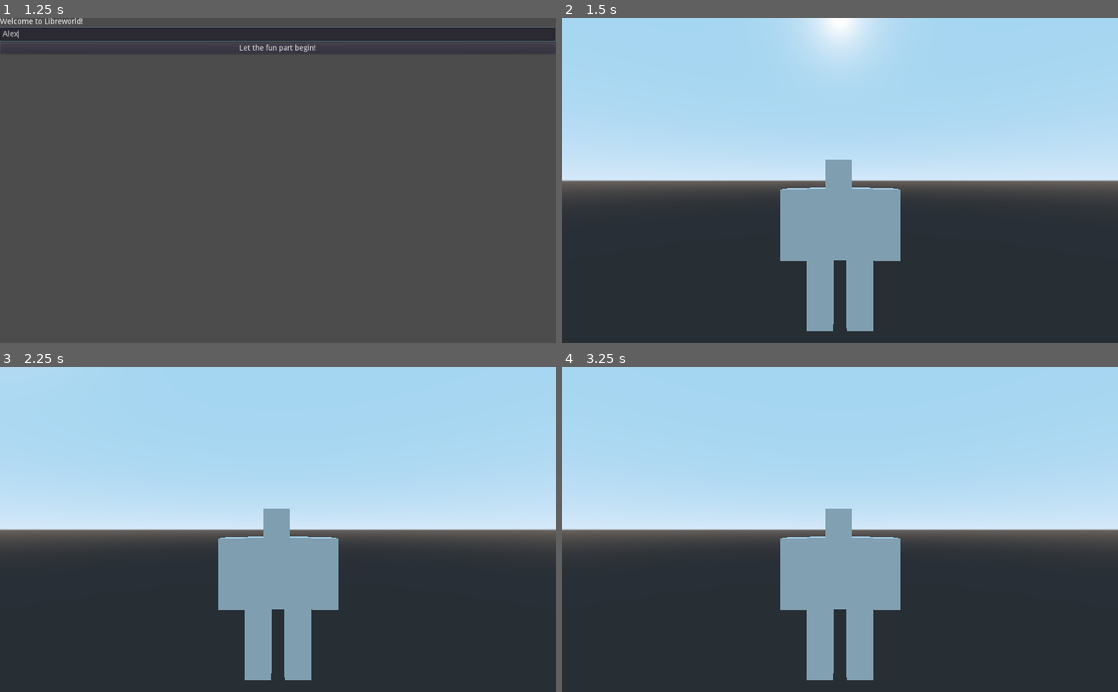
Above: before the commit, frames 1-4 (two rows, left to right).
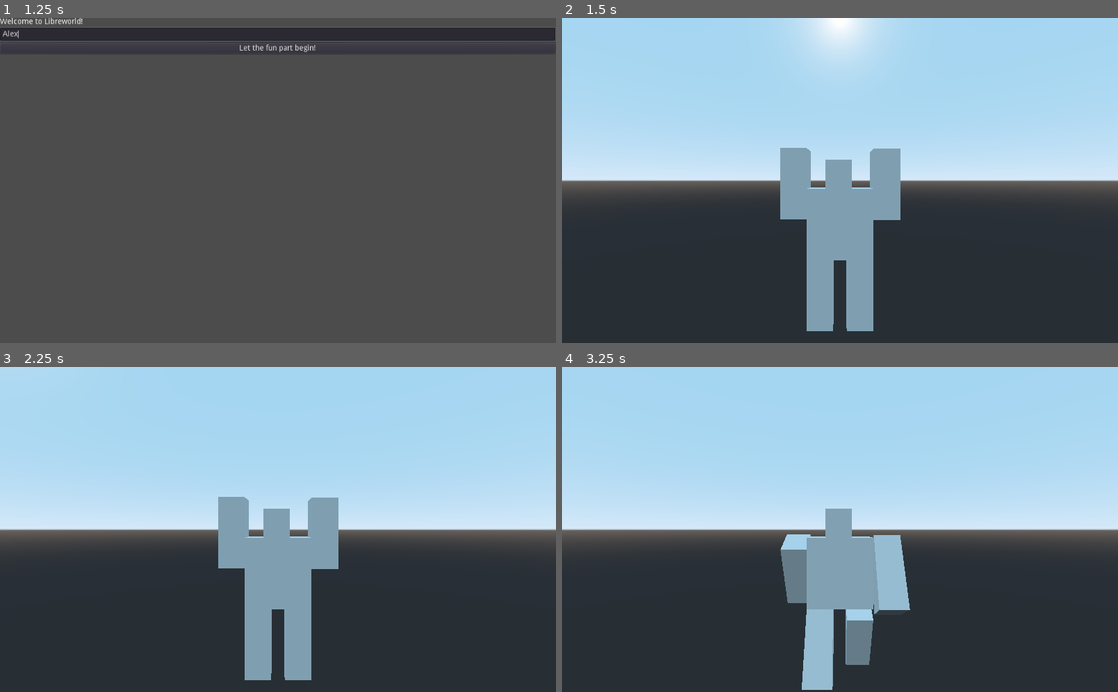
Above: after the commit, the same moments.

Repository: nikitundrik/libreworld-client
Game: Godot game, scene res://Scenes/StartGame.tscn
Two runs of this game, one before a commit and one after it. Both use one fixed random seed, a clock stepped at 60 frames per second and the inputs below.
Inputs (mouse positions are in pixels of both pictures, inside the frame that each line leads up to):
- Up to frame 1 (1.25 s): click (278, 34) at 0.52 s; type "Alex" at 0.6 s
- Up to frame 2 (1.5 s): click "Let the fun part begin!" at 1.25 s
- Up to frame 3 (2.25 s): tap Enter at 2 s; hold D (right) from 2.03 s (still down); hold Space (jump, bound only after the commit) from 2.03 s (still down)
- Up to frame 4 (3.25 s): release D (right) at 2.78 s; release Space (jump, bound only after the commit) at 2.78 s; hold S (backward) from 2.78 s (still down); tap Space (jump, bound only after the commit) at 2.85, 3.02 s

Frame 1 is identical in both runs. In frame 2, 2.6% of the frame differs, in the area x 39-61%, y 39-75%; in frame 3, 2.6%; in frame 4, 4.6%, in the area x 39-63%, y 51-100%.
Error in both runs: Unable to iterate on object of type 'Nil'. (res://Scenes/LevelScene.gd:6)

Commit message:
Add files via upload

Diff:
--- a/Scenes/Player.gd
+++ b/Scenes/Player.gd
@@ -13,6 +13,14 @@
 		self.rotate_y(0.08)
 	elif Input.is_action_pressed("right"):
 		self.rotate_y(-0.08)
+	if Input.is_action_pressed("jump") && is_on_floor():
+		vec.y = 10
+		$AnimationPlayer.play("jump")
+	elif is_on_floor() && !(Input.is_action_pressed("forward") or Input.is_action_pressed("backward")):
+		vec.y = 0
+		$AnimationPlayer.play("idle")
+	if Input.is_action_pressed("forward") or Input.is_action_pressed("backward"):
+		$AnimationPlayer.play("walk")
 	move_direction = move_direction.rotated(Vector3.UP, self.rotation.y).normalized()
 
 	vec.z = -move_direction.z * speed
--- a/Scenes/Player.tscn
+++ b/Scenes/Player.tscn
@@ -1,10 +1,309 @@
-[gd_scene load_steps=4 format=2]
+[gd_scene load_steps=7 format=2]
 
 [ext_resource path="res://Scenes/Player.gd" type="Script" id=2]
 
 [sub_resource type="BoxShape" id=1]
 
 [sub_resource type="CubeMesh" id=2]
+
+[sub_resource type="Animation" id=4]
+resource_name = "idle"
+tracks/0/type = "value"
+tracks/0/path = NodePath("Torso:translation")
+tracks/0/interp = 1
+tracks/0/loop_wrap = true
+tracks/0/imported = false
+tracks/0/enabled = true
+tracks/0/keys = {
+"times": PoolRealArray( 0 ),
+"transitions": PoolRealArray( 1 ),
+"update": 0,
+"values": [ Vector3( 0, 1.20588, 0 ) ]
+}
+tracks/1/type = "value"
+tracks/1/path = NodePath("RightLeg:translation")
+tracks/1/interp = 1
+tracks/1/loop_wrap = true
+tracks/1/imported = false
+tracks/1/enabled = true
+tracks/1/keys = {
+"times": PoolRealArray( 0 ),
+"transitions": PoolRealArray( 1 ),
+"update": 0,
+"values": [ Vector3( -0.347683, -0.025162, 0 ) ]
+}
+tracks/2/type = "value"
+tracks/2/path = NodePath("LeftLeg:translation")
+tracks/2/interp = 1
+tracks/2/loop_wrap = true
+tracks/2/imported = false
+tracks/2/enabled = true
+tracks/2/keys = {
+"times": PoolRealArray( 0 ),
+"transitions": PoolRealArray( 1 ),
+"update": 0,
+"values": [ Vector3( 0.344696, -0.025162, 0 ) ]
+}
+tracks/3/type = "value"
+tracks/3/path = NodePath("LeftArm:translation")
+tracks/3/interp = 1
+tracks/3/loop_wrap = true
+tracks/3/imported = false
+tracks/3/enabled = true
+tracks/3/keys = {
+"times": PoolRealArray( 0 ),
+"transitions": PoolRealArray( 1 ),
+"update": 0,
+"values": [ Vector3( 0.814081, 1.18961, 0 ) ]
+}
+tracks/4/type = "value"
+tracks/4/path = NodePath("RightArm:translation")
+tracks/4/interp = 1
+tracks/4/loop_wrap = true
+tracks/4/imported = false
+tracks/4/enabled = true
+tracks/4/keys = {
+"times": PoolRealArray( 0 ),
+"transitions": PoolRealArray( 1 ),
+"update": 0,
+"values": [ Vector3( -0.80074, 1.18961, 0 ) ]
+}
+tracks/5/type = "value"
+tracks/5/path = NodePath("Head:translation")
+tracks/5/interp = 1
+tracks/5/loop_wrap = true
+tracks/5/imported = false
+tracks/5/enabled = true
+tracks/5/keys = {
+"times": PoolRealArray( 0 ),
+"transitions": PoolRealArray( 1 ),
+"update": 0,
+"values": [ Vector3( -0.0232826, 2.06171, 0 ) ]
+}
+tracks/6/type = "value"
+tracks/6/path = NodePath("Torso:rotation_degrees")
+tracks/6/interp = 1
+tracks/6/loop_wrap = true
+tracks/6/imported = false
+tracks/6/enabled = true
+tracks/6/keys = {
+"times": PoolRealArray( 0 ),
+"transitions": PoolRealArray( 1 ),
+"update": 0,
+"values": [ Vector3( 0, 0, 0 ) ]
+}
+tracks/7/type = "value"
+tracks/7/path = NodePath("LeftLeg:rotation_degrees")
+tracks/7/interp = 1
+tracks/7/loop_wrap = true
+tracks/7/imported = false
+tracks/7/enabled = true
+tracks/7/keys = {
+"times": PoolRealArray( 0 ),
+"transitions": PoolRealArray( 1 ),
+"update": 0,
+"values": [ Vector3( 0, 0, 0 ) ]
+}
+tracks/8/type = "value"
+tracks/8/path = NodePath("RightLeg:rotation_degrees")
+tracks/8/interp = 1
+tracks/8/loop_wrap = true
+tracks/8/imported = false
+tracks/8/enabled = true
+tracks/8/keys = {
+"times": PoolRealArray( 0 ),
+"transitions": PoolRealArray( 1 ),
+"update": 0,
+"values": [ Vector3( 0, 0, 0 ) ]
+}
+tracks/9/type = "value"
+tracks/9/path = NodePath("LeftArm:rotation_degrees")
+tracks/9/interp = 1
+tracks/9/loop_wrap = true
+tracks/9/imported = false
+tracks/9/enabled = true
+tracks/9/keys = {
+"times": PoolRealArray( 0 ),
+"transitions": PoolRealArray( 1 ),
+"update": 0,
+"values": [ Vector3( 0, 0, 0 ) ]
+}
+tracks/10/type = "value"
+tracks/10/path = NodePath("RightArm:rotation_degrees")
+tracks/10/interp = 1
+tracks/10/loop_wrap = true
+tracks/10/imported = false
+tracks/10/enabled = true
+tracks/10/keys = {
+"times": PoolRealArray( 0 ),
+"transitions": PoolRealArray( 1 ),
+"update": 0,
+"values": [ Vector3( 0, 0, 0 ) ]
+}
+tracks/11/type = "value"
+tracks/11/path = NodePath("Head:rotation_degrees")
+tracks/11/interp = 1
+tracks/11/loop_wrap = true
+tracks/11/imported = false
+tracks/11/enabled = true
+tracks/11/keys = {
+"times": PoolRealArray( 0 ),
+"transitions": PoolRealArray( 1 ),
+"update": 0,
+"values": [ Vector3( 0, 0, 0 ) ]
+}
+
+[sub_resource type="Animation" id=5]
+resource_name = "jump"
+tracks/0/type = "value"
+tracks/0/path = NodePath("LeftArm:translation")
+tracks/0/interp = 1
+tracks/0/loop_wrap = true
+tracks/0/imported = false
+tracks/0/enabled = true
+tracks/0/keys = {
+"times": PoolRealArray( 0, 0.5 ),
+"transitions": PoolRealArray( 1, 1 ),
+"update": 0,
+"values": [ Vector3( 0.814081, 1.18961, 0 ), Vector3( 0.814081, 1.89771, 0 ) ]
+}
+tracks/1/type = "value"
+tracks/1/path = NodePath("LeftArm:rotation_degrees")
+tracks/1/interp = 1
+tracks/1/loop_wrap = true
+tracks/1/imported = false
+tracks/1/enabled = true
+tracks/1/keys = {
+"times": PoolRealArray( 0, 0.5 ),
+"transitions": PoolRealArray( 1, 1 ),
+"update": 0,
+"values": [ Vector3( 0, 0, 0 ), Vector3( 180, 0, 0 ) ]
+}
+tracks/2/type = "value"
+tracks/2/path = NodePath("RightArm:translation")
+tracks/2/interp = 1
+tracks/2/loop_wrap = true
+tracks/2/imported = false
+tracks/2/enabled = true
+tracks/2/keys = {
+"times": PoolRealArray( 0, 0.5 ),
+"transitions": PoolRealArray( 1, 1 ),
+"update": 0,
+"values": [ Vector3( -0.80074, 1.18961, 0 ), Vector3( -0.80074, 1.90482, 0 ) ]
+}
+tracks/3/type = "value"
+tracks/3/path = NodePath("RightArm:rotation_degrees")
+tracks/3/interp = 1
+tracks/3/loop_wrap = true
+tracks/3/imported = false
+tracks/3/enabled = true
+tracks/3/keys = {
+"times": PoolRealArray( 0, 0.5 ),
+"transitions": PoolRealArray( 1, 1 ),
+"update": 0,
+"values": [ Vector3( 0, 0, 0 ), Vector3( 180, 0, 0 ) ]
+}
+
+[sub_resource type="Animation" id=3]
+resource_name = "walk"
+length = 2.0
+loop = true
+tracks/0/type = "value"
+tracks/0/path = NodePath("RightLeg:rotation_degrees")
+tracks/0/interp = 1
+tracks/0/loop_wrap = true
+tracks/0/imported = false
+tracks/0/enabled = true
+tracks/0/keys = {
+"times": PoolRealArray( 0, 0.5, 1, 1.5, 2 ),
+"transitions": PoolRealArray( 1, 1, 1, 1, 1 ),
+"update": 0,
+"values": [ Vector3( 0, 0, 0 ), Vector3( -30, 0, 0 ), Vector3( 0, 0, 0 ), Vector3( 30, 0, 0 ), Vector3( 0, 0, 0 ) ]
+}
+tracks/1/type = "value"
+tracks/1/path = NodePath("RightLeg:translation")
+tracks/1/interp = 1
+tracks/1/loop_wrap = true
+tracks/1/imported = false
+tracks/1/enabled = true
+tracks/1/keys = {
+"times": PoolRealArray( 0, 0.5, 1, 1.5, 2 ),
+"transitions": PoolRealArray( 1, 1, 1, 1, 1 ),
+"update": 0,
+"values": [ Vector3( -0.347683, -0.025162, 0 ), Vector3( -0.347683, -0.025162, 0.304865 ), Vector3( -0.347683, -0.025162, 0 ), Vector3( -0.347683, -0.025162, -0.311621 ), Vector3( -0.347683, -0.025162, 0 ) ]
+}
+tracks/2/type = "value"
+tracks/2/path = NodePath("LeftLeg:rotation_degrees")
+tracks/2/interp = 1
+tracks/2/loop_wrap = true
+tracks/2/imported = false
+tracks/2/enabled = true
+tracks/2/keys = {
+"times": PoolRealArray( 0, 0.5, 1, 1.5, 2 ),
+"transitions": PoolRealArray( 1, 1, 1, 1, 1 ),
+"update": 0,
+"values": [ Vector3( 0, 0, 0 ), Vector3( 30, 0, 0 ), Vector3( 0, 0, 0 ), Vector3( -30, 0, 0 ), Vector3( 0, 0, 0 ) ]
+}
+tracks/3/type = "value"
+tracks/3/path = NodePath("LeftLeg:translation")
+tracks/3/interp = 1
+tracks/3/loop_wrap = true
+tracks/3/imported = false
+tracks/3/enabled = true
+tracks/3/keys = {
+"times": PoolRealArray( 0, 0.5, 1, 1.5, 2 ),
+"transitions": PoolRealArray( 1, 1, 1, 1, 1 ),
+"update": 0,
+"values": [ Vector3( 0.344696, -0.025162, 0 ), Vector3( 0.344696, -0.025162, -0.267141 ), Vector3( 0.344696, -0.025162, 0 ), Vector3( 0.344696, -0.025162, 0.270847 ), Vector3( 0.344696, -0.025162, 0 ) ]
+}
+tracks/4/type = "value"
+tracks/4/path = NodePath("RightArm:rotation_degrees")
+tracks/4/interp = 1
+tracks/4/loop_wrap = true
+tracks/4/imported = false
+tracks/4/enabled = true
+tracks/4/keys = {
+"times": PoolRealArray( 0, 0.5, 1, 1.5, 2 ),
+"transitions": PoolRealArray( 1, 1, 1, 1, 1 ),
+"update": 0,
+"values": [ Vector3( 0, 0, 0 ), Vector3( 30, 0, 0 ), Vector3( 0, 0, 0 ), Vector3( -30, 0, 0 ), Vector3( 0, 0, 0 ) ]
+}
+tracks/5/type = "value"
+tracks/5/path = NodePath("RightArm:translation")
+tracks/5/interp = 1
+tracks/5/loop_wrap = true
+tracks/5/imported = false
+tracks/5/enabled = true
+tracks/5/keys = {
+"times": PoolRealArray( 0, 0.5, 1, 1.5, 2 ),
+"transitions": PoolRealArray( 1, 1, 1, 1, 1 ),
+"update": 0,
+"values": [ Vector3( -0.80074, 1.18961, 0 ), Vector3( -0.80074, 1.18961, -0.277854 ), Vector3( -0.80074, 1.18961, 0 ), Vector3( -0.80074, 1.18961, 0.28077 ), Vector3( -0.80074, 1.18961, 0 ) ]
+}
+tracks/6/type = "value"
+tracks/6/path = NodePath("LeftArm:rotation_degrees")
+tracks/6/interp = 1
+tracks/6/loop_wrap = true
+tracks/6/imported = false
+tracks/6/enabled = true
+tracks/6/keys = {
+"times": PoolRealArray( 0, 0.5, 1, 1.5, 2 ),
+"transitions": PoolRealArray( 1, 1, 1, 1, 1 ),
+"update": 0,
+"values": [ Vector3( 0, 0, 0 ), Vector3( -30, 0, 0 ), Vector3( 0, 0, 0 ), Vector3( 30, 0, 0 ), Vector3( 0, 0, 0 ) ]
+}
+tracks/7/type = "value"
+tracks/7/path = NodePath("LeftArm:translation")
+tracks/7/interp = 1
+tracks/7/loop_wrap = true
+tracks/7/imported = false
+tracks/7/enabled = true
+tracks/7/keys = {
+"times": PoolRealArray( 0, 0.5, 1, 1.5, 2 ),
+"transitions": PoolRealArray( 1, 1, 1, 1, 1 ),
+"update": 0,
+"values": [ Vector3( 0.814081, 1.18961, 0 ), Vector3( 0.814081, 1.18961, 0.334891 ), Vector3( 0.814081, 1.18961, 0 ), Vector3( 0.814081, 1.18961, -0.288351 ), Vector3( 0.814081, 1.18961, 0 ) ]
+}
 
 [node name="Player" type="KinematicBody"]
 script = ExtResource( 2 )
@@ -24,17 +323,17 @@
 material/0 = null
 
 [node name="LeftLeg" type="MeshInstance" parent="."]
-transform = Transform( 0.228265, 0, 0, 0, 0.618355, 0, 0, 0, 0.281694, 0.344696, -0.025162, 0 )
+transform = Transform( 0.228265, 0, 0, 0, 0.618354, 0, 0, 0, 0.281694, 0.344696, -0.025162, 0 )
 mesh = SubResource( 2 )
 material/0 = null
 
 [node name="LeftArm" type="MeshInstance" parent="."]
-transform = Transform( 0.228265, 0, 0, 0, 0.618355, 0, 0, 0, 0.281694, 0.814081, 1.18961, 0 )
+transform = Transform( 0.228265, 0, 0, 0, -0.618355, 4.25346e-08, 0, -9.3369e-08, -0.281694, 0.814081, 1.89771, 0 )
 mesh = SubResource( 2 )
 material/0 = null
 
 [node name="RightArm" type="MeshInstance" parent="."]
-transform = Transform( 0.228265, 0, 0, 0, 0.618355, 0, 0, 0, 0.281694, -0.80074, 1.18961, 0 )
+transform = Transform( 0.228265, 0, 0, 0, -0.618355, 4.25346e-08, 0, -9.33691e-08, -0.281694, -0.80074, 1.90482, 0 )
 mesh = SubResource( 2 )
 material/0 = null
 
@@ -46,3 +345,8 @@
 [node name="Camera" type="Camera" parent="."]
 transform = Transform( 1, 0, 0, 0, 1, 0, 0, 0, 1, 0, 1.96308, 4.29257 )
 current = true
+
+[node name="AnimationPlayer" type="AnimationPlayer" parent="."]
+anims/idle = SubResource( 4 )
+anims/jump = SubResource( 5 )
+anims/walk = SubResource( 3 )
--- a/project.godot
+++ b/project.godot
@@ -45,6 +45,11 @@
 "events": [ Object(InputEventKey,"resource_local_to_scene":false,"resource_name":"","device":0,"alt":false,"shift":false,"control":false,"meta":false,"command":false,"pressed":false,"scancode":83,"unicode":0,"echo":false,"script":null)
  ]
 }
+jump={
+"deadzone": 0.5,
+"events": [ Object(InputEventKey,"resource_local_to_scene":false,"resource_name":"","device":0,"alt":false,"shift":false,"control":false,"meta":false,"command":false,"pressed":false,"scancode":32,"unicode":0,"echo":false,"script":null)
+ ]
+}
 
 [rendering]
 
